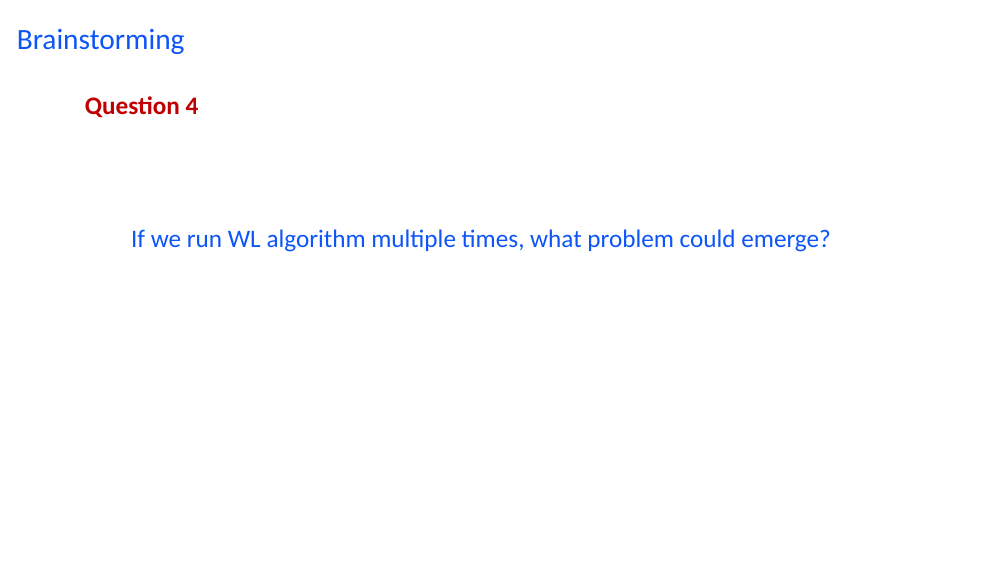
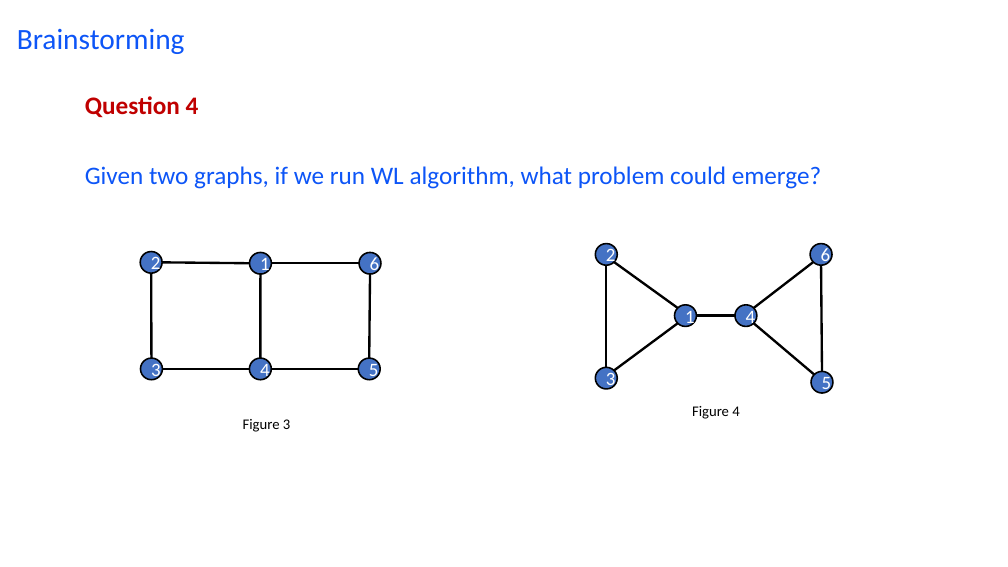
Before and after one commit to wang422003/Complex-Networks_exercise, a slide deck: slide 15 of Slides/Exercise9.pptx. Drawn at 1008x567 pixels with LibreOffice and Linux fonts; fonts in the diff are those of the drawing. Boxes give left, top, right and bottom in pixels: in the first picture for what was removed or moved away, otherwise in the second. Text is boxed around its words. In the diff, an @@ line names an element or a change of style, - is before the commit and + after.

```diff
--- a/Slides/Exercise9.pptx
+++ b/Slides/Exercise9.pptx
@@ text at box(85, 166, 821, 189): text changed @@
-If we run WL algorithm multiple times, what problem could emerge?
+Given two graphs, if we run WL algorithm, what problem could emerge?
@@ group added at box(595, 243, 833, 419): 6 lines, 5 ellipses, 1 text @@
+1
+5
+6
+3
+2
+Figure 4
@@ line added from (696, 316) to (735, 316), #000000 2.25 pt @@
@@ ellipse added at box(735, 305, 757, 327), fill #4472C4, outline #000000 1.5 pt, 18 pt, text #FFFFFF @@
+4
@@ group added at box(140, 252, 381, 432): 7 lines, 6 ellipses, 1 text @@
+1
+6
+5
+3
+4
+2
+Figure 3
```
Also in this commit, not shown: 4 other slides changed.
